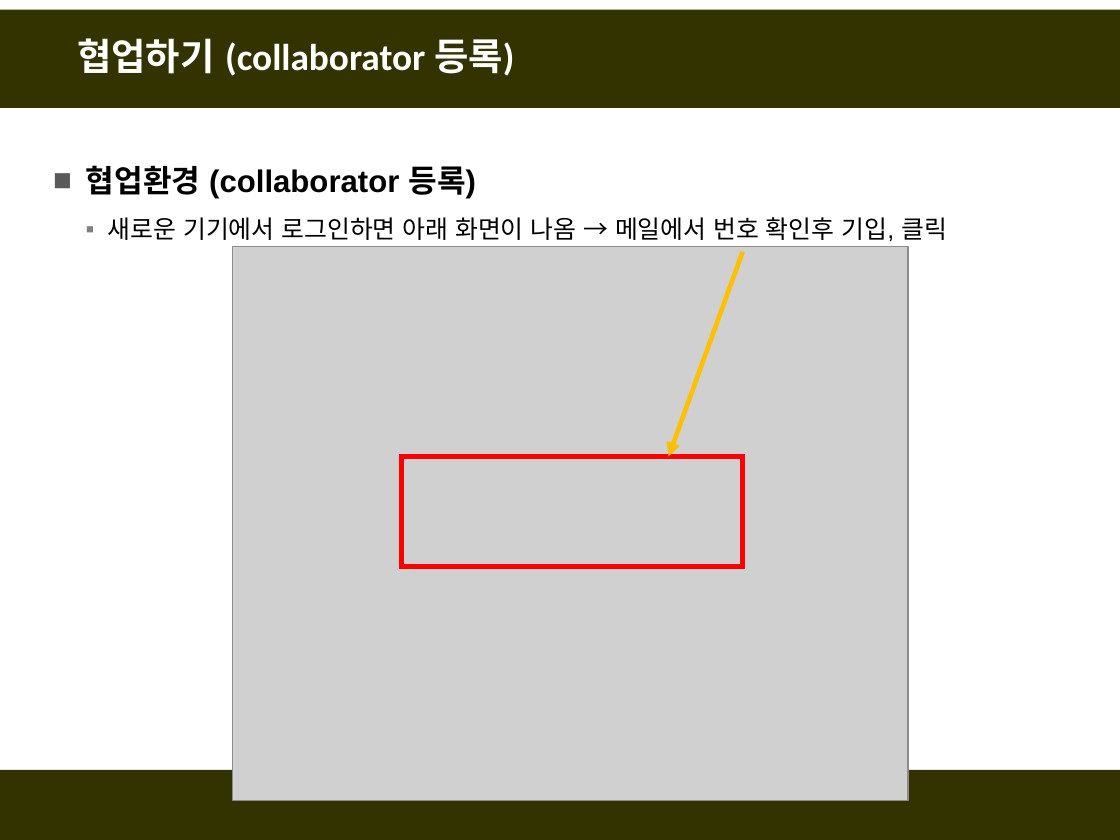
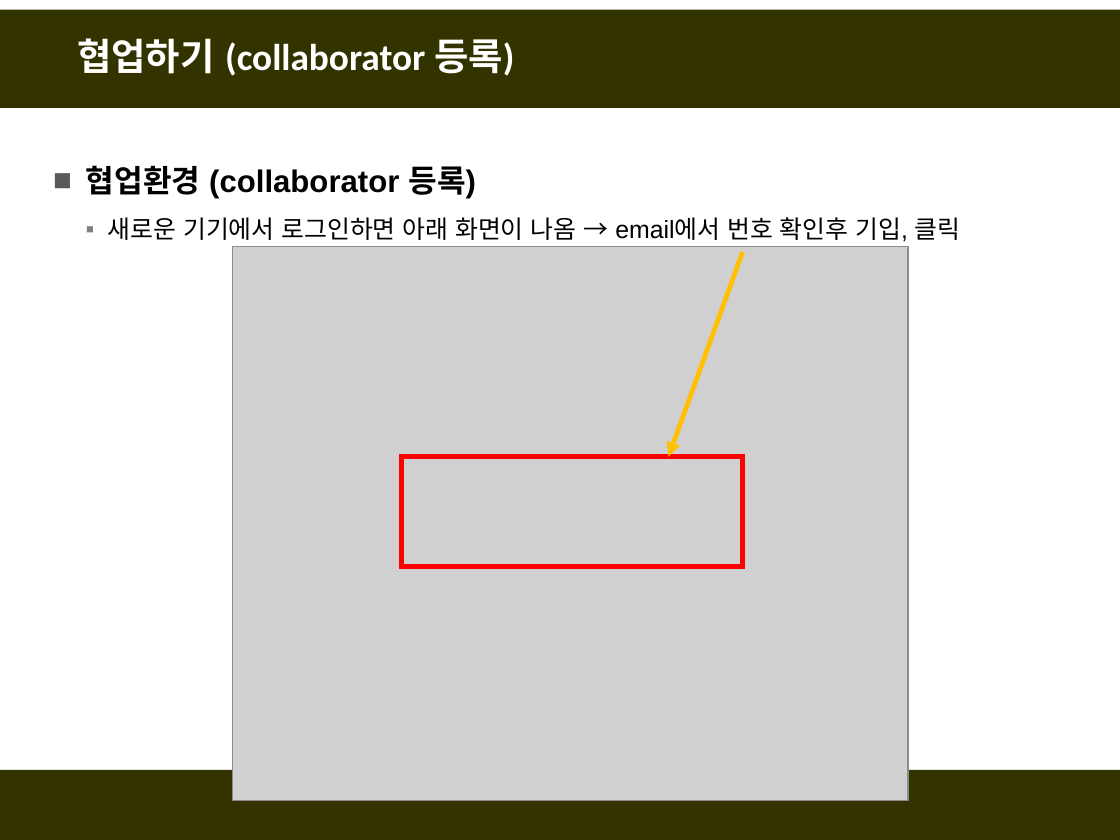
Before and after one commit to fasthill/github-lecture, a slide deck: slide 12 of git및github첫걸음4-협업하기.pptx (slide 10 before the commit). Drawn at 1120x840 pixels with LibreOffice and Linux fonts; fonts in the diff are those of the drawing; grey boxes stand for pictures. Boxes give left, top, right and bottom in pixels: in the first picture for what was removed or moved away, otherwise in the second. Text is boxed around its words. In the diff, an @@ line names an element or a change of style, - is before the commit and + after.

```diff
--- a/git및github첫걸음4-협업하기.pptx
+++ b/git및github첫걸음4-협업하기.pptx
@@ text at [108, 217, 961, 241]: text changed @@
-  ▪ 새로운 기기에서 로그인하면 아래 화면이 나옴 → 메일에서 번호 확인후 기입, 클릭
+  ▪ 새로운 기기에서 로그인하면 아래 화면이 나옴 → email에서 번호 확인후 기입, 클릭
```
Also in this commit, not shown: 4 other slides changed, 2 slides added.
